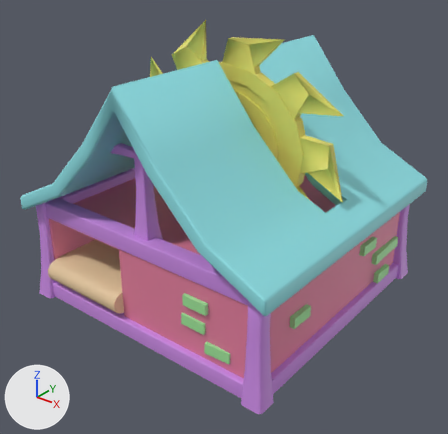
The FBX model Assets/_DefendTheFactory/_Sandbox/Rafal/Models/sawmill/TartakLV1.fbx as it was, and as the next commit left it.
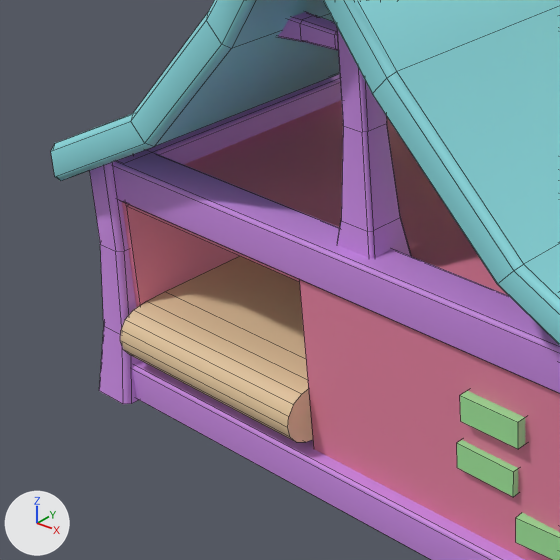
Each version is shown whole from a 50 mm lens placed at (4.41, -4.09, 2.43), pointed at (2.06, -1.15, 0.61), then close up on the part from 0% to 50% of the width and 32% to 83% of the height. Arrows for +X, +Y and +Z are at lower left; the lights stay in place. The first two pictures are the older version. The close-ups show mesh edges as thin lines. Where no turn or scale is listed for an object, it has been applied to the vertices.
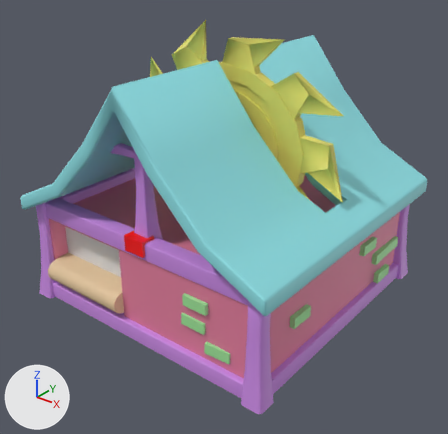
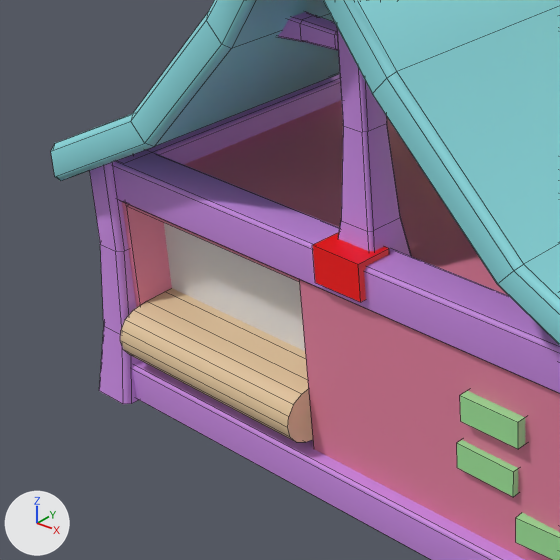
Commit message: tartak fix

Diff of the bpy script that builds the scene:
```diff
--- a/Assets/_DefendTheFactory/_Sandbox/Rafal/Models/sawmill/TartakLV1.fbx.py
+++ b/Assets/_DefendTheFactory/_Sandbox/Rafal/Models/sawmill/TartakLV1.fbx.py
@@ mat_material_022 @@
+mat_material_022 = principled_material('Material.022')
+mat_material_022.base_color = (0.0, 0.0121, 1.0)  # blue #001dff
@@ mat_material_024 @@
+mat_material_024 = principled_material('Material.024')
+mat_material_024.base_color = (0.8, 0.8, 0.8)  # white #e7e7e7
@@ mat_material_023 @@
+mat_material_023 = principled_material('Material.023')
+mat_material_023.base_color = (1.0, 0.0, 0.000912)  # red #ff0003
@@ me_cylinder_010 @@
 # used by ob_cylinder_020; location = (3.0, 0.0, 0.0)
-me_cylinder_010.from_pydata(...)  # 837 vertices, 628 faces; spans x -2.0..0.0, y -2.0..0.0, z 0.0..1.65
+me_cylinder_010.from_pydata(...)  # 861 vertices, 646 faces; spans x -2.0..0.0, y -2.0..0.0, z 0.0..1.65
+# me_cylinder_010 part 1: a new loose piece, a box spanning x -1.075..-0.925, y -1.919..-1.819, z 0.642..0.742, in mat_material_023 (red #ff0003)
+# me_cylinder_010 part 2: a new loose piece, a box spanning x -1.87..-1.15, y -1.78..-0.22, z 0.01..0.61, in mat_material_024 (white #e7e7e7)
+# other edits to the shape of me_cylinder_010 do not show in these pictures
 me_cylinder_010.materials.append(mat_material)
@@ me_cylinder_010 @@
 me_cylinder_010.materials.append(mat_material_009)
+me_cylinder_010.materials.append(mat_material_022)  # blue #001dff
+me_cylinder_010.materials.append(mat_material_023)  # red #ff0003
+me_cylinder_010.materials.append(mat_material_024)  # white #e7e7e7
```

Changed parts and their boxes [x1, y1, x2, y2] in the close-ups (560 x 560 px):
part 1 of me_cylinder_010, added (red)
    after: [313, 232, 389, 302]
part 2 of me_cylinder_010, added
    after: [164, 222, 305, 351]
